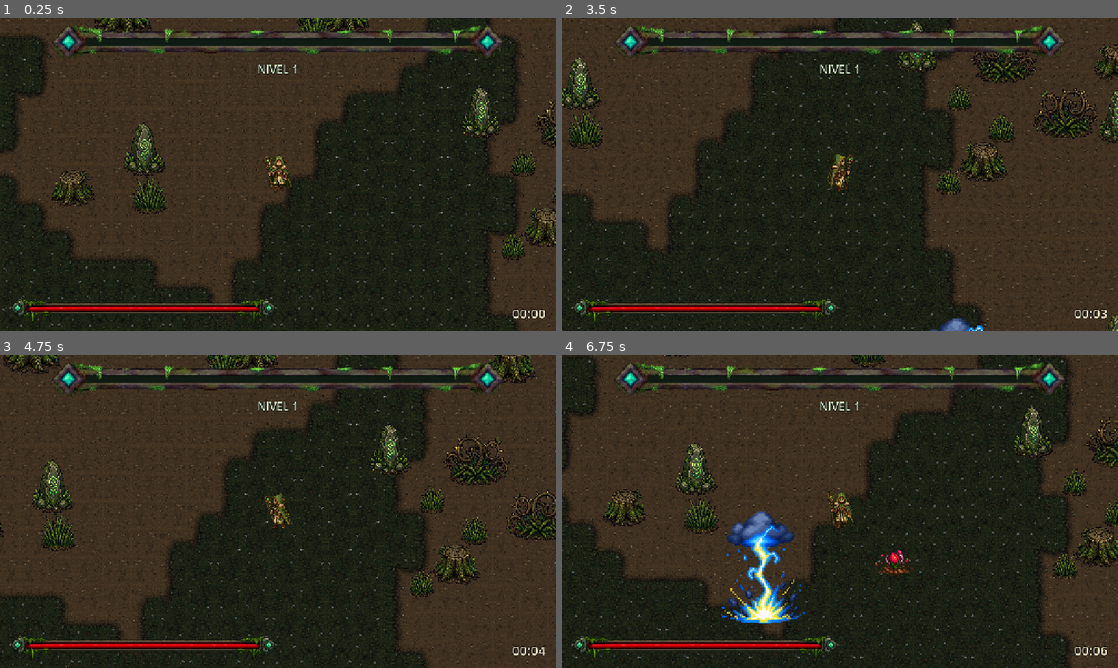
Above: before the commit, frames 1-4 (two rows, left to right).
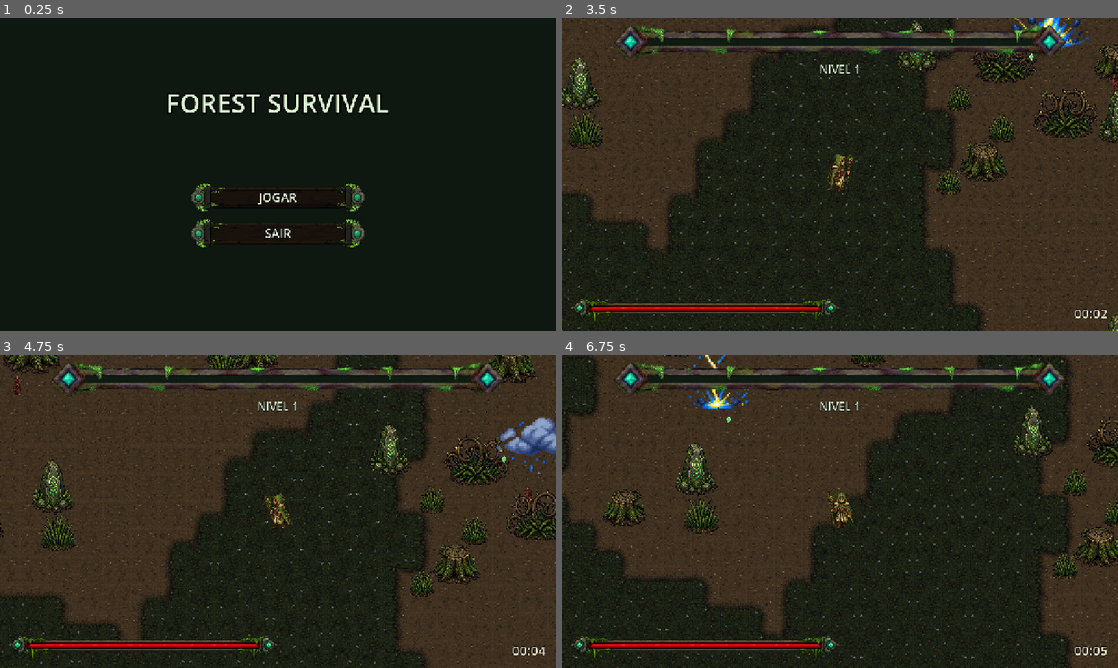
Above: after the commit, the same moments.

Repository: FearDev24/ForestSurvival
Game: Godot game, scene res://scenes/ui/main_menu.tscn
The game is run twice, just before and just after one commit, with the same random seed, the same clock (stepped at 60 frames per second) and the same inputs. Before the commit the project starts from res://scenes/game/game.tscn.
Inputs (mouse positions are in pixels of both pictures, inside the frame that each line leads up to):
- Up to frame 1 (0.25 s): no input
- Up to frame 2 (3.5 s): click (840, 196) at 0.5 s, where only the run after the commit has a clickable "JOGAR"; tap Enter (ui_accept) at 1.25, 1.35, 1.52, 1.82, 2.1, 2.27, 2.57, 2.85 s; hold Right (ui_right) 1.28-2.03 s; hold Down (ui_down) 2.03-2.78 s; hold Right (ui_right) from 2.78 s (still down)
- Up to frame 3 (4.75 s): release Right (ui_right) at 3.53 s; hold Up (ui_up) 3.53-4.28 s; tap Enter (ui_accept) at 3.6, 3.77, 4.07, 4.35, 4.52 s; hold Left (ui_left) from 4.28 s (still down)
- Up to frame 4 (6.75 s): tap Enter (ui_accept) at 4.82, 5.75, 5.85, 6.02, 6.32, 6.6 s; tap Escape (pause) at 4.9 s; release Left (ui_left) at 5 s; click "CONTINUAR" at 5 s; hold Left (ui_left) 5.78-6.53 s; hold Down (ui_down) from 6.53 s (still down)

The runs differ from the first frame. In frame 1, 55% of the frame differs, in the area x 0-100%, y 0-100%; in frame 2, 0.6%; in frame 3, 0.9%; in frame 4, 2.9%.

Commit message:
feat: menu principal, e MENU no lugar de SAIR
A secao 16 pede "permitir voltar ao menu", e nao havia menu: o jogo abria
direto na partida e o SAIR da pausa e do resultado fechava o jogo inteiro.

scenes/ui/main_menu.tscn passa a ser a cena principal do projeto, com JOGAR e
SAIR. Na pausa e na tela de resultado, SAIR vira MENU, que volta para ele.
GameManager.sair() sai e voltar_ao_menu() entra.

O menu nao mexe em `paused`. Quem despausa e o GameManager, antes de trocar de
cena -- o mesmo cuidado do reiniciar(), e a regra da FASE 9 de um dono so para
a pausa. Sem isso o menu nasceria com a arvore parada: a tela certa, travada.

Os botoes sao as placas do PlacaUI, as mesmas das telas que pausam. O nome do
jogo e o fundo sao vagas de arte que funcionam vazias, com texto e cor
(DEC-013); os prompts foram entregues em pacote.

tests/test_menu.gd percorre o ciclo pelos proprios botoes -- menu, partida,
pausa, menu, partida, fim, menu -- e confere em cada volta que a arvore anda e
os botoes processam. Provado com tres erros injetados: volta sem despausar,
pausa ainda com SAIR e cena principal ainda na partida. A FASE 0 passa a exigir
o menu como cena principal.

Vai junto o .uid da sonda de balanceamento, que ficou de fora do commit dela.

Co-Authored-By: Claude Opus 5 <noreply@anthropic.com>

Diff:
--- a/project.godot
+++ b/project.godot
@@ -12,7 +12,7 @@
 
 config/name="Forest Survival"
 config/description="Survivor-like 2D top-down. Um druida guardiao defende a floresta de invasoes demoniacas."
-run/main_scene="res://scenes/game/game.tscn"
+run/main_scene="res://scenes/ui/main_menu.tscn"
 config/features=PackedStringArray("4.7", "Mobile")
 
 [display]
--- /dev/null
+++ b/scenes/ui/main_menu.tscn
@@ -0,0 +1,85 @@
+[gd_scene load_steps=4 format=3 uid="uid://bfsmenu0fs"]
+
+[ext_resource type="Script" path="res://scripts/ui/main_menu.gd" id="1_menu"]
+[ext_resource type="Texture2D" path="res://assets/ui/opcao_normal.png" id="2_normal"]
+[ext_resource type="Texture2D" path="res://assets/ui/opcao_destaque.png" id="3_destaque"]
+
+[node name="MainMenu" type="Control"]
+editor_description = "Cena principal do projeto (secao 16: voltar ao menu). JOGAR carrega a partida, SAIR fecha o jogo. Nao mexe em paused: quem despausa e o GameManager, antes de trocar de cena para ca."
+layout_mode = 3
+anchors_preset = 15
+anchor_right = 1.0
+anchor_bottom = 1.0
+grow_horizontal = 2
+grow_vertical = 2
+script = ExtResource("1_menu")
+textura_placa = ExtResource("2_normal")
+textura_placa_destaque = ExtResource("3_destaque")
+
+[node name="Fundo" type="ColorRect" parent="."]
+layout_mode = 1
+anchors_preset = 15
+anchor_right = 1.0
+anchor_bottom = 1.0
+grow_horizontal = 2
+grow_vertical = 2
+mouse_filter = 2
+color = Color(0.055, 0.09, 0.065, 1)
+
+[node name="FundoArte" type="TextureRect" parent="."]
+editor_description = "Vaga da ilustracao de fundo. Nula mostra so a cor do Fundo (DEC-013). Cobre a tela inteira sem deformar (KEEP_ASPECT_COVERED), filtro LINEAR porque e ilustracao, nao pixel art (DEC-023)."
+texture_filter = 2
+layout_mode = 1
+anchors_preset = 15
+anchor_right = 1.0
+anchor_bottom = 1.0
+grow_horizontal = 2
+grow_vertical = 2
+mouse_filter = 2
+expand_mode = 1
+stretch_mode = 6
+
+[node name="Caixa" type="VBoxContainer" parent="."]
+layout_mode = 1
+anchors_preset = 8
+anchor_left = 0.5
+anchor_top = 0.5
+anchor_right = 0.5
+anchor_bottom = 0.5
+offset_left = -330.0
+offset_top = -250.0
+offset_right = 330.0
+offset_bottom = 250.0
+grow_horizontal = 2
+grow_vertical = 2
+mouse_filter = 2
+theme_override_constants/separation = 18
+
+[node name="TituloArte" type="TextureRect" parent="Caixa"]
+editor_description = "Vaga do nome do jogo desenhado. Quando houver textura, ela aparece e o rotulo Titulo some; nula, o rotulo assume (DEC-013)."
+custom_minimum_size = Vector2(0, 170)
+texture_filter = 2
+layout_mode = 2
+mouse_filter = 2
+expand_mode = 1
+stretch_mode = 5
+
+[node name="Titulo" type="Label" parent="Caixa"]
+custom_minimum_size = Vector2(0, 170)
+layout_mode = 2
+theme_override_colors/font_color = Color(0.87, 0.96, 0.82, 1)
+theme_override_colors/font_outline_color = Color(0, 0, 0, 1)
+theme_override_constants/outline_size = 12
+theme_override_font_sizes/font_size = 60
+text = "FOREST SURVIVAL"
+horizontal_alignment = 1
+vertical_alignment = 1
+
+[node name="Opcoes" type="VBoxContainer" parent="Caixa"]
+editor_description = "Botoes criados em tempo de execucao com PlacaUI, a mesma placa das tres telas que pausam a partida."
+layout_mode = 2
+size_flags_horizontal = 4
+size_flags_vertical = 3
+mouse_filter = 2
+theme_override_constants/separation = 16
+alignment = 1
--- a/scripts/systems/game_manager.gd
+++ b/scripts/systems/game_manager.gd
@@ -43,6 +43,10 @@
 ## Estados em que a partida já acabou e não há volta.
 const _FIM := [Estado.DERROTA, Estado.VITORIA]
 
+## Para onde o botão MENU da pausa e do resultado leva. É a cena principal do
+## projeto.
+const MENU_SCENE := "res://scenes/ui/main_menu.tscn"
+
 var estado: Estado = Estado.JOGANDO
 
 var _elapsed := 0.0
@@ -160,8 +164,14 @@
 	get_tree().reload_current_scene()
 
 
-func sair() -> void:
-	get_tree().quit()
+## Volta ao menu principal (§16).
+##
+## Despausa antes pelo mesmo motivo do `reiniciar()`: a cena nova nasceria com
+## a árvore parada, e o menu apareceria sem responder a clique. Este nó é o
+## único que mexe em `paused`, e o menu confia nisso.
+func voltar_ao_menu() -> void:
+	get_tree().paused = false
+	get_tree().change_scene_to_file(MENU_SCENE)
 
 
 # ------------------------------------------------------------------ estados --
--- /dev/null
+++ b/scripts/ui/main_menu.gd
@@ -0,0 +1,66 @@
+extends Control
+## Menu principal: a porta de entrada da partida, e para onde ela volta
+## (`docs/03_SYSTEMS.md` §16, "permitir voltar ao menu").
+##
+## É a cena principal do projeto. JOGAR carrega a partida; SAIR fecha o jogo.
+## De dentro da partida, o botão MENU da pausa e da tela de resultado traz o
+## jogador de volta para cá.
+##
+## Não mexe em `get_tree().paused`. Quem pausa e despausa é só o
+## `GameManager` — dois lugares mexendo nisso foi o que a FASE 9 veio
+## desfazer —, e ele despausa antes de trocar de cena para cá.
+##
+## Arte: o nome do jogo e o fundo são vagas (`TituloArte`, `FundoArte`).
+## Enquanto a textura for nula, o rótulo escrito e a cor de fundo assumem, e a
+## tela funciona inteira (DEC-013).
+
+const GAME_SCENE := "res://scenes/game/game.tscn"
+
+## Mesma placa e mesmo tamanho da pausa: 5,97:1, a proporção da arte.
+const TAMANHO_BOTAO := Vector2(400.0, 67.0)
+
+@export var textura_placa: Texture2D
+@export var textura_placa_destaque: Texture2D
+
+@onready var _opcoes: VBoxContainer = $Caixa/Opcoes
+@onready var _titulo: Label = $Caixa/Titulo
+@onready var _titulo_arte: TextureRect = $Caixa/TituloArte
+
+
+func _ready() -> void:
+	var com_arte := _titulo_arte.texture != null
+	_titulo_arte.visible = com_arte
+	_titulo.visible = not com_arte
+	_montar()
+
+
+func _montar() -> void:
+	for antigo in _opcoes.get_children():
+		antigo.queue_free()
+	for texto in ["JOGAR", "SAIR"]:
+		var botao := PlacaUI.criar(texto, TAMANHO_BOTAO, textura_placa, textura_placa_destaque, 28)
+		botao.pressed.connect(_on_escolha.bind(texto))
+		_opcoes.add_child(botao)
+
+
+func botoes() -> Array[Button]:
+	var lista: Array[Button] = []
+	for filho in _opcoes.get_children():
+		var botao := filho as Button
+		if botao != null:
+			lista.append(botao)
+	return lista
+
+
+## Nada nasce aceso: o foco só entra quando o jogador usa o teclado.
+func _unhandled_input(event: InputEvent) -> void:
+	if PlacaUI.focar_no_teclado(event, botoes(), get_viewport()):
+		get_viewport().set_input_as_handled()
+
+
+func _on_escolha(texto: String) -> void:
+	match texto:
+		"JOGAR":
+			get_tree().change_scene_to_file(GAME_SCENE)
+		"SAIR":
+			get_tree().quit()
--- a/scripts/ui/pause_menu.gd
+++ b/scripts/ui/pause_menu.gd
@@ -2,7 +2,7 @@
 ## Tela de pausa (`docs/ROADMAP.md`, FASE 9).
 ##
 ## Não decide nada: escuta o `GameManager` e se mostra. Os botões devolvem a
-## intenção para ele — continuar, reiniciar, sair —, e é ele que sabe o que cada
+## intenção para ele — continuar, reiniciar, voltar ao menu —, e é ele que sabe o que cada
 ## uma significa.
 ##
 ## `process_mode` ALWAYS na cena: a tela precisa responder enquanto a árvore
@@ -32,7 +32,7 @@
 func _montar() -> void:
 	for antigo in _opcoes.get_children():
 		antigo.queue_free()
-	for texto in ["CONTINUAR", "REINICIAR", "SAIR"]:
+	for texto in ["CONTINUAR", "REINICIAR", "MENU"]:
 		var botao := PlacaUI.criar(texto, TAMANHO_BOTAO, textura_placa, textura_placa_destaque)
 		botao.pressed.connect(_on_escolha.bind(texto))
 		_opcoes.add_child(botao)
@@ -72,5 +72,5 @@
 			_manager.retomar()
 		"REINICIAR":
 			_manager.reiniciar()
-		"SAIR":
-			_manager.sair()
+		"MENU":
+			_manager.voltar_ao_menu()
--- a/scripts/ui/result_screen.gd
+++ b/scripts/ui/result_screen.gd
@@ -2,7 +2,7 @@
 ## Tela de fim de partida, de vitória e de derrota (`docs/03_SYSTEMS.md` §16, §17).
 ##
 ## É a mesma tela para os dois desfechos: o que muda é o título e a cor dele. A
-## §16 e a §17 pedem as mesmas informações — tempo, level, reiniciar, sair — e
+## §16 e a §17 pedem as mesmas informações — tempo, level, reiniciar, menu — e
 ## duas cenas quase iguais divergiriam na primeira mexida.
 ##
 ## Substitui a imagem de game over solta no mundo, que marcava o ponto da morte
@@ -41,7 +41,7 @@
 func _montar() -> void:
 	for antigo in _opcoes.get_children():
 		antigo.queue_free()
-	for texto in ["REINICIAR", "SAIR"]:
+	for texto in ["REINICIAR", "MENU"]:
 		var botao := PlacaUI.criar(texto, TAMANHO_BOTAO, textura_placa, textura_placa_destaque)
 		botao.pressed.connect(_on_escolha.bind(texto))
 		_opcoes.add_child(botao)
@@ -97,4 +97,4 @@
 	if texto == "REINICIAR":
 		_manager.reiniciar()
 	else:
-		_manager.sair()
+		_manager.voltar_ao_menu()
--- a/tests/test_foundation.gd
+++ b/tests/test_foundation.gd
@@ -53,7 +53,9 @@
 
 func _check_main_scene() -> void:
 	var main_scene: String = ProjectSettings.get_setting("application/run/main_scene", "")
-	if main_scene != "res://scenes/game/game.tscn":
+	# Desde o menu principal (§16), a partida não é mais a cena de entrada: o
+	# jogo abre no menu, e JOGAR carrega `game.tscn`.
+	if main_scene != "res://scenes/ui/main_menu.tscn":
 		_fail("Main Scene inesperada: '%s'" % main_scene)
 
 
--- /dev/null
+++ b/tests/test_menu.gd
@@ -0,0 +1,161 @@
+extends SceneTree
+## Verificação do menu principal (`docs/03_SYSTEMS.md` §16).
+##
+## Uso:
+##   godot --headless --path . --script res://tests/test_menu.gd
+##
+## Percorre o ciclo inteiro pelos próprios botões, como um jogador:
+## menu → JOGAR → partida → pausa → MENU → menu → JOGAR → fim de partida →
+## MENU → menu.
+##
+## O que importa em cada volta ao menu não é só a cena ter trocado: é a árvore
+## estar **andando**. Uma partida pausada que troca de cena deixa a árvore
+## parada, e o menu nasceria sem responder a clique — a tela certa, travada.
+
+const MENU_SCENE := "res://scenes/ui/main_menu.tscn"
+const GAME_SCENE := "res://scenes/game/game.tscn"
+
+var _failures: Array[String] = []
+var _stage := 0
+var _frames := 0
+
+
+func _initialize() -> void:
+	_check_estrutura()
+	change_scene_to_file(MENU_SCENE)
+	_frames = 6
+
+
+func _process(_delta: float) -> bool:
+	_frames -= 1
+	if _frames > 0:
+		return false
+
+	match _stage:
+		0:
+			_check_no_menu("ao abrir o jogo")
+			_apertar(_botao(current_scene, "JOGAR"))
+			_proximo(12)
+		1:
+			_check_na_partida("vindo do menu")
+			var manager := _manager()
+			if manager != null:
+				manager.pausar()
+			_proximo(6)
+		2:
+			if not paused:
+				_fail("Pausar não parou a árvore: o resto do teste não provaria nada")
+			_apertar(_botao(current_scene.get_node_or_null("PauseMenu"), "MENU"))
+			_proximo(12)
+		3:
+			_check_no_menu("voltando da pausa")
+			_apertar(_botao(current_scene, "JOGAR"))
+			_proximo(12)
+		4:
+			_check_na_partida("pela segunda vez")
+			# O fim de partida pausa a árvore; a tela de resultado aparece com
+			# ela parada, e é dali que o MENU tem de funcionar.
+			paused = true
+			_apertar(_botao(current_scene.get_node_or_null("ResultScreen"), "MENU"))
+			_proximo(12)
+		5:
+			_check_no_menu("voltando da tela de resultado")
+			_report()
+			quit(0 if _failures.is_empty() else 1)
+			return true
+	return false
+
+
+func _proximo(frames: int) -> void:
+	_stage += 1
+	_frames = frames
+
+
+# --------------------------------------------------------------- estrutura --
+
+
+func _check_estrutura() -> void:
+	var principal: String = ProjectSettings.get_setting("application/run/main_scene", "")
+	if principal != MENU_SCENE:
+		_fail("A cena principal deveria ser o menu, é '%s'" % principal)
+	for cena in [MENU_SCENE, GAME_SCENE]:
+		if not ResourceLoader.exists(cena):
+			_fail("Cena não encontrada: %s" % cena)
+
+
+# ----------------------------------------------------------------- estados --
+
+
+func _check_no_menu(quando: String) -> void:
+	if current_scene == null or current_scene.scene_file_path != MENU_SCENE:
+		_fail("Deveria estar no menu %s, está em '%s'"
+			% [quando, current_scene.scene_file_path if current_scene else "nada"])
+		return
+	if paused:
+		_fail("O menu nasceu com a árvore parada %s: nenhum botão responderia" % quando)
+	var textos: Array[String] = []
+	for botao in current_scene.botoes():
+		textos.append(botao.text)
+		if not botao.can_process():
+			_fail("O botão %s do menu não processa %s" % [botao.text, quando])
+	if textos != ["JOGAR", "SAIR"]:
+		_fail("O menu deveria oferecer JOGAR e SAIR %s, oferece %s" % [quando, str(textos)])
+
+
+func _check_na_partida(quando: String) -> void:
+	if current_scene == null or current_scene.scene_file_path != GAME_SCENE:
+		_fail("JOGAR deveria levar à partida %s, está em '%s'"
+			% [quando, current_scene.scene_file_path if current_scene else "nada"])
+		return
+	if paused:
+		_fail("A partida começou parada %s" % quando)
+	var manager := _manager()
+	if manager == null:
+		_fail("A partida não tem GameManager %s" % quando)
+	elif manager.estado != GameManager.Estado.JOGANDO:
+		_fail("A partida deveria começar JOGANDO %s, está em %d" % [quando, manager.estado])
+
+
+# ------------------------------------------------------------------ apoio --
+
+
+func _manager() -> GameManager:
+	if current_scene == null:
+		return null
+	return current_scene.get_node_or_null("GameManager") as GameManager
+
+
+## O botão com este texto numa tela. Falha — e devolve nulo — se ele não
+## existir: é assim que "SAIR que não virou MENU" aparece.
+func _botao(tela: Node, texto: String) -> Button:
+	if tela == null or not tela.has_method("botoes"):
+		_fail("Tela sem botões ao procurar '%s'" % texto)
+		return null
+	var achados: Array[String] = []
+	for botao in tela.botoes():
+		achados.append(botao.text)
+		if botao.text == texto:
+			return botao
+	_fail("'%s' não tem o botão %s, tem %s" % [tela.name, texto, str(achados)])
+	return null
+
+
+func _apertar(botao: Button) -> void:
+	if botao == null:
+		return
+	if botao.pressed.get_connections().is_empty():
+		_fail("O botão %s não está ligado a nada" % botao.text)
+	botao.pressed.emit()
+
+
+func _fail(message: String) -> void:
+	_failures.append(message)
+
+
+func _report() -> void:
+	if _failures.is_empty():
+		print("MENU OK — entra na partida, volta da pausa e do fim, sempre com a árvore andando.")
+		return
+	printerr("MENU FALHOU:")
+	for failure in _failures:
+		printerr("  - %s" % failure)
Not shown, added: scripts/ui/main_menu.gd.uid
Not shown, added: tests/test_menu.gd.uid
Not shown, added: tools/sonda_balanceamento.gd.uid
Not shown, changed: docs/CHANGELOG.md
Not shown, changed: docs/HANDOFF.md
Not shown, changed: docs/ROADMAP.md
